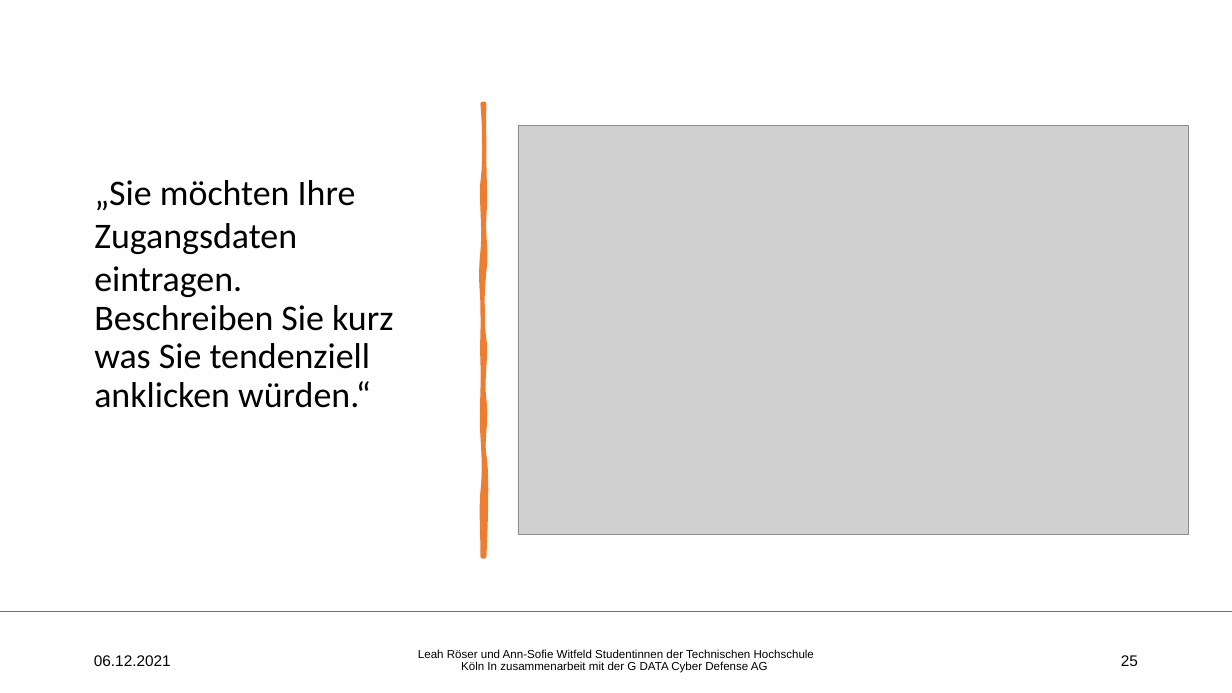
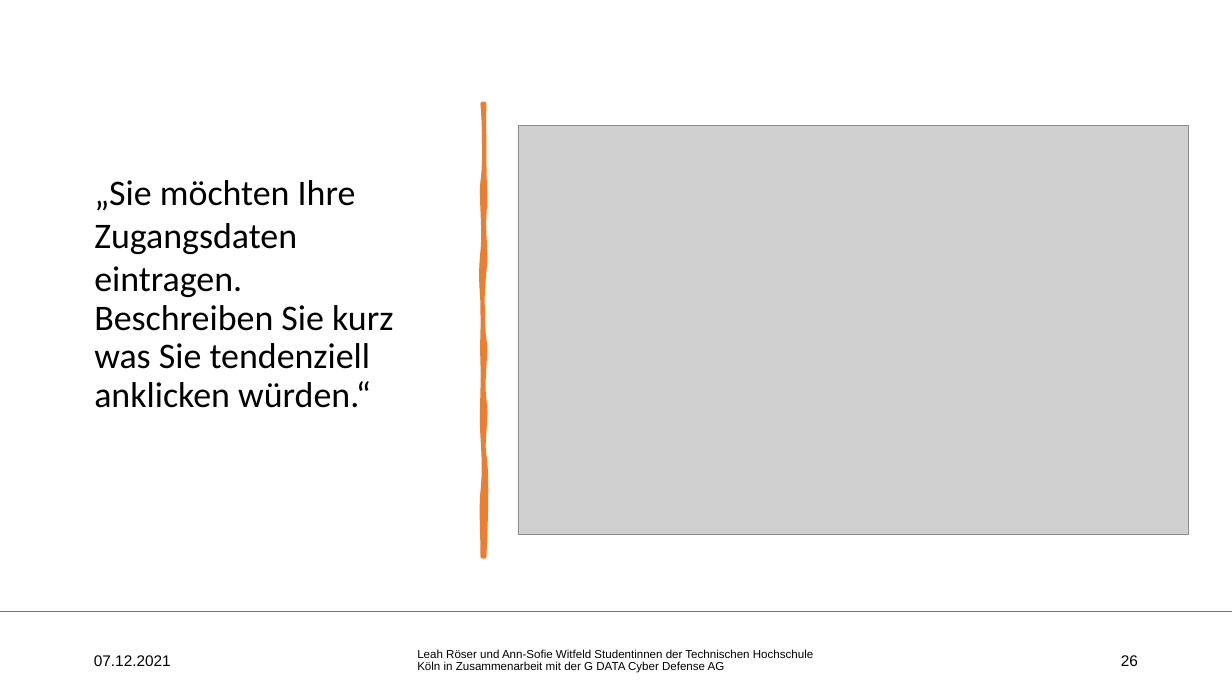
Before and after one commit to Miroeser/Praxisprojekt2021, a slide deck: slide 26 of Praesentation/Designevaluierung Schwerpunkt.pptx (slide 25 before the commit). Drawn at 1232x693 pixels with LibreOffice and Linux fonts; fonts in the diff are those of the drawing; grey boxes stand for pictures; background and template pictures are left out. Boxes give left, top, right and bottom in pixels: in the first picture for what was removed or moved away, otherwise in the second. Text is boxed around its words. In the diff, an @@ line names an element or a change of style, - is before the commit and + after.

```diff
--- a/Praesentation/Designevaluierung Schwerpunkt.pptx
+++ b/Praesentation/Designevaluierung Schwerpunkt.pptx
@@ text at (94,655,171,666): text changed @@
-06.12.2021
+07.12.2021
@@ text at (417,649,813,673): text changed @@
-Leah Röser und Ann-Sofie Witfeld Studentinnen der Technischen Hochschule Köln In zusammenarbeit mit der G DATA Cyber Defense AG
+Leah Röser und Ann-Sofie Witfeld Studentinnen der Technischen Hochschule Köln in Zusammenarbeit mit der G DATA Cyber Defense AG
@@ page number at (1121,655,1138,666): text changed @@
-25
+26
```
Also in this commit, not shown: 30 other slides changed, 1 slide added, 4 other files.
